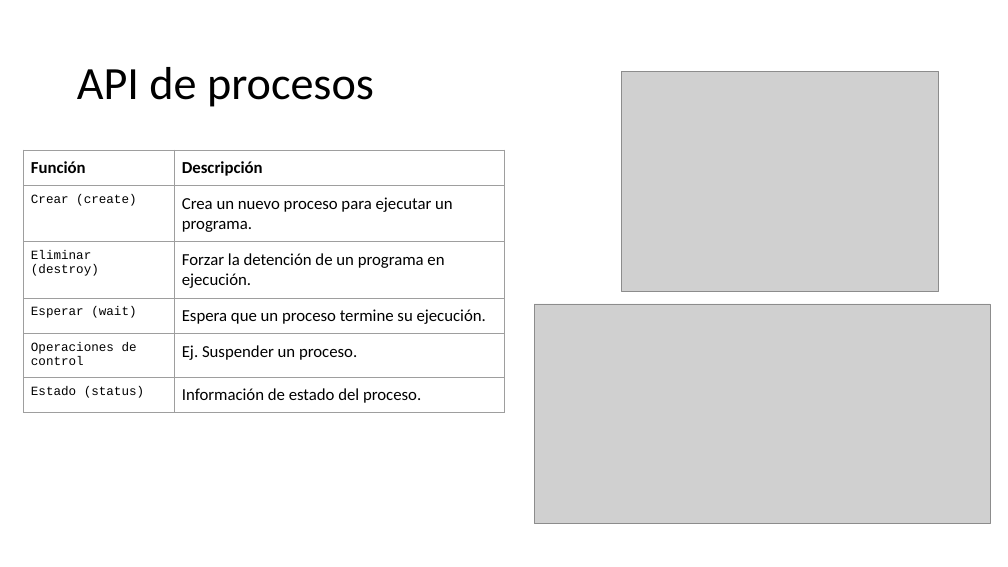
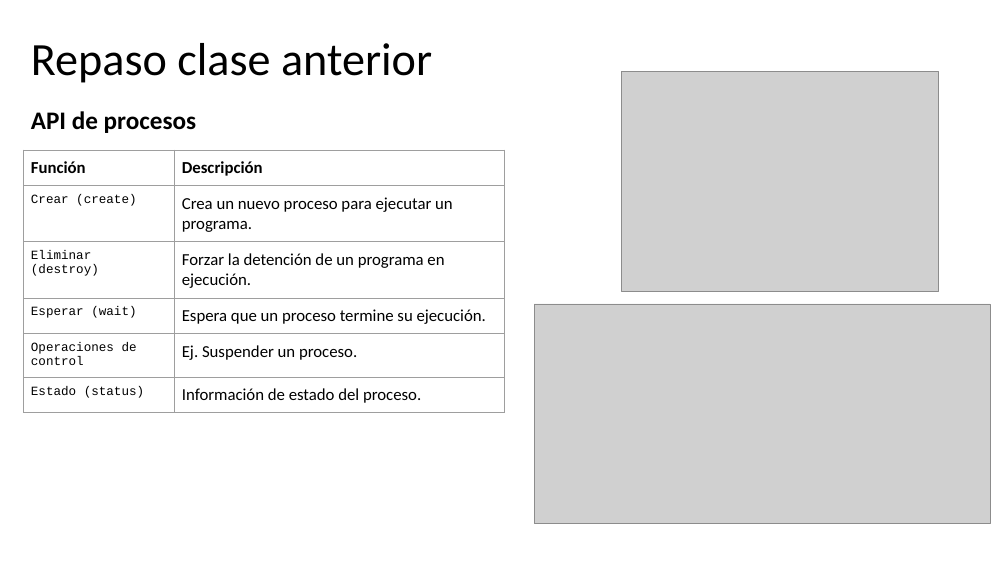
Before and after one commit to udea-so/apuntes_2026-2_SO-virtual, a slide deck: slide 5 of clase_04/SO_apuntes_clase4.pptx. Drawn at 1008x567 pixels with LibreOffice and Linux fonts; fonts in the diff are those of the drawing; grey boxes stand for pictures. Boxes give left, top, right and bottom in pixels: in the first picture for what was removed or moved away, otherwise in the second. Text is boxed around its words. In the diff, an @@ line names an element or a change of style, - is before the commit and + after.

Commit message:
Clase 4 actualizada

```diff
--- a/clase_04/SO_apuntes_clase4.pptx
+++ b/clase_04/SO_apuntes_clase4.pptx
@@ title added at bbox=[31, 43, 432, 83], 44 pt, text #000000 @@
+Repaso clase anterior
@@ text "API de procesos": place and size @@
-text "API de procesos" at bbox=[77, 67, 374, 107]
+text "API de procesos" at bbox=[31, 111, 197, 133]
@@ text "API de procesos" at bbox=[31, 111, 197, 133]: size 44 to 24 pt, bold on; line spacing 0.9 to 1; vertical alignment middle to top @@
```
Also in this commit, not shown: 31 other slides changed, 10 slides added, 1 slide removed, 5 other files.
